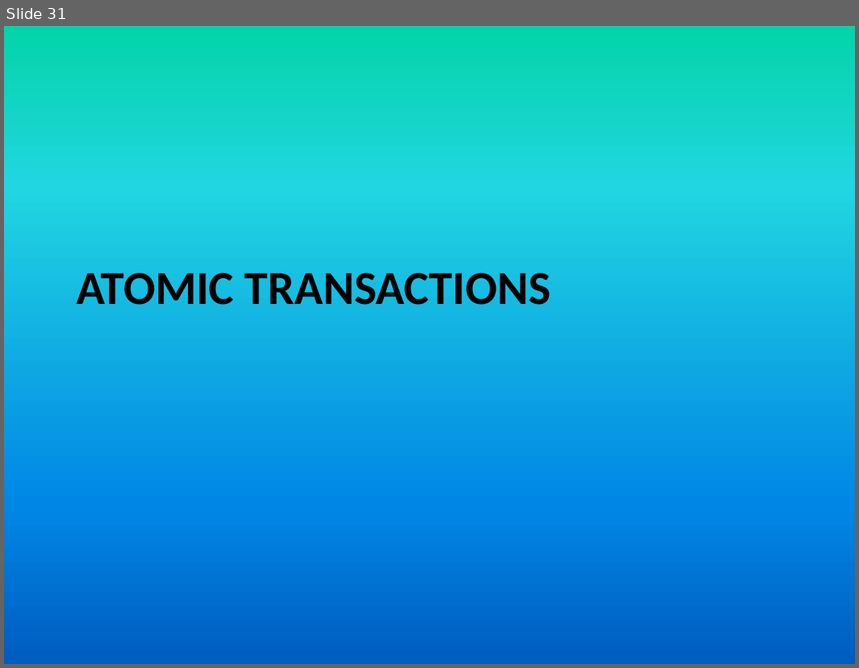
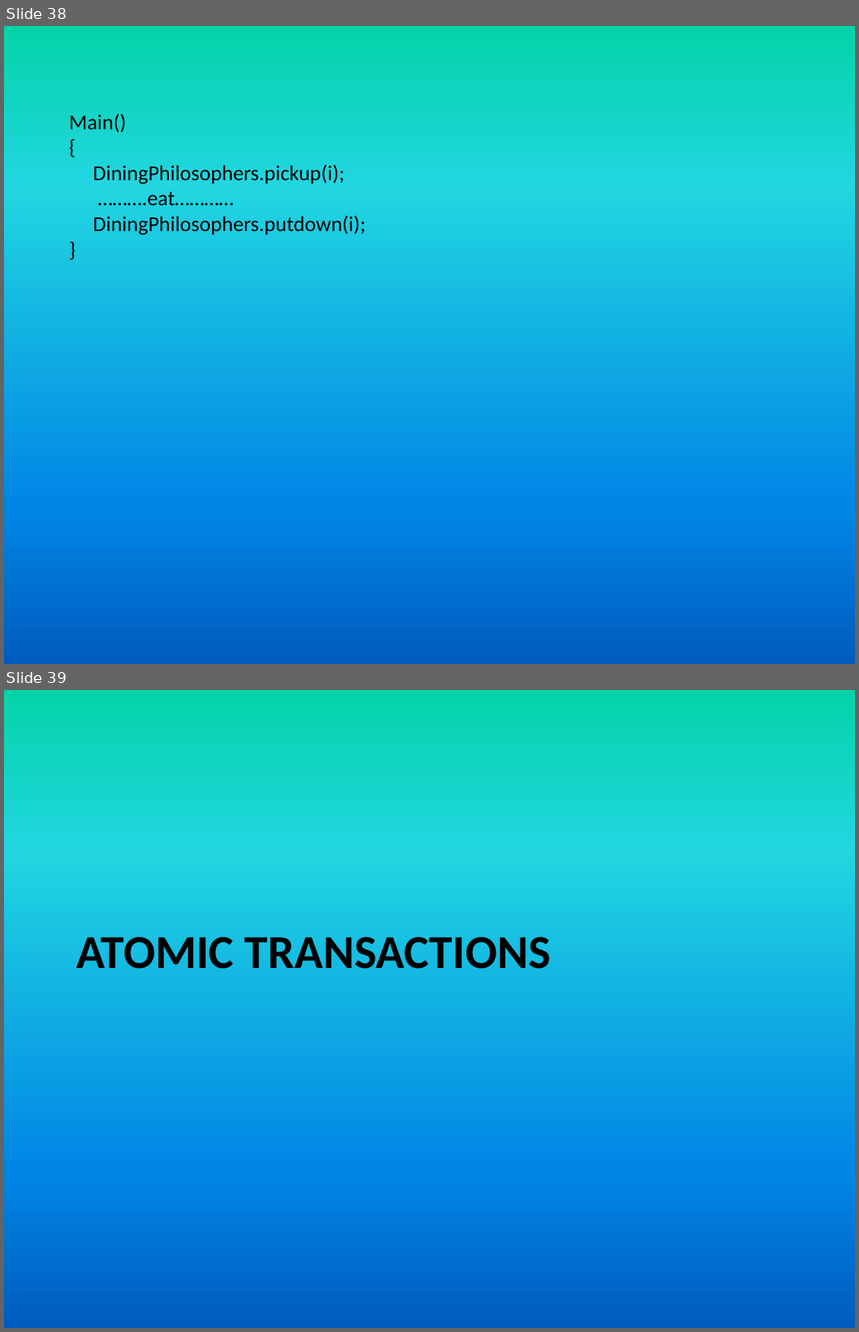
Before and after one commit to girishsukukumar/RTOS, a slide deck: RTOS-13 synchronization.pptx. Shown one above the other, each under a label of ours: slide 31 before the commit, slides 38 and 39 after it. The pictures are 859x668 and 859x1332 pixels, drawn with LibreOffice and Linux fonts; fonts in the diff are those of the drawing. Boxes give left, top, right and bottom in pixels: in the first picture for what was removed or moved away, otherwise in the second. Text is boxed around its words. In the diff, an @@ line names an element or a change of style, - is before the commit and + after.

```diff
--- a/RTOS-13 synchronization.pptx
+++ b/RTOS-13 synchronization.pptx
@@ slide 38 added at [4, 26, 855, 664], background gradient #03D4A8 to #21D6E0 to #0087E6 to #005CBF @@
@@ text added at [69, 113, 366, 235], 18 pt, text #000000 @@
+Main()
+{
+DiningPhilosophers.pickup(i);
+……….eat…………
+DiningPhilosophers.putdown(i);
+}
@@ what was slide 31 is now slide 39 @@
```
Also in this commit, not shown: 4 slides changed, 11 other slides added, 4 slides removed.
